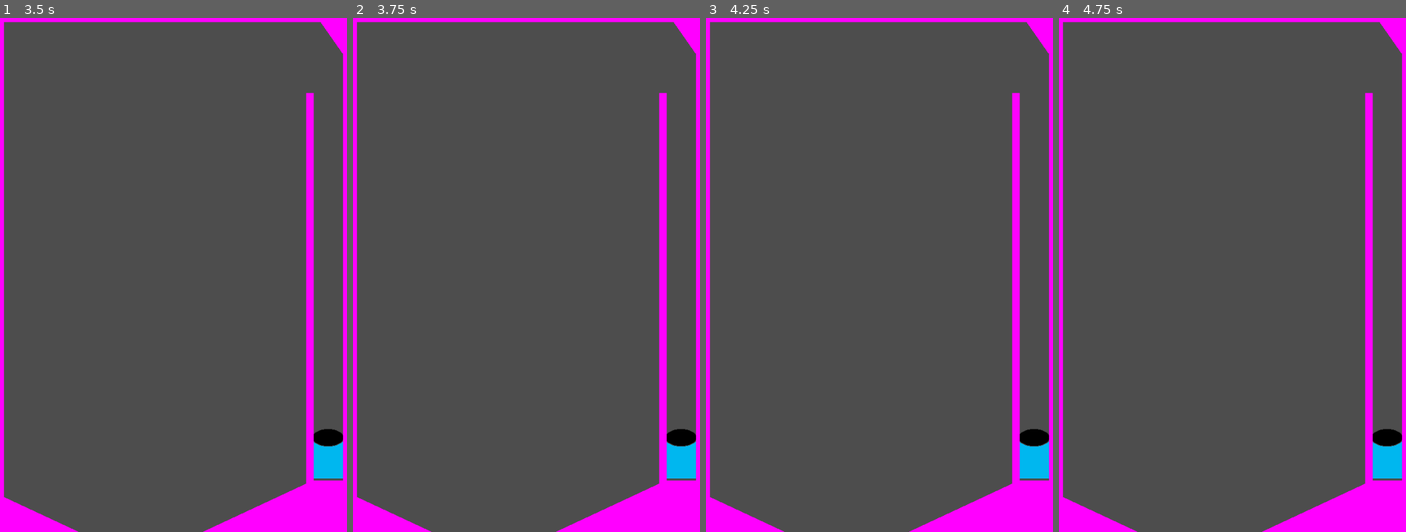
Above: before the commit, frames 1-4 (left to right).
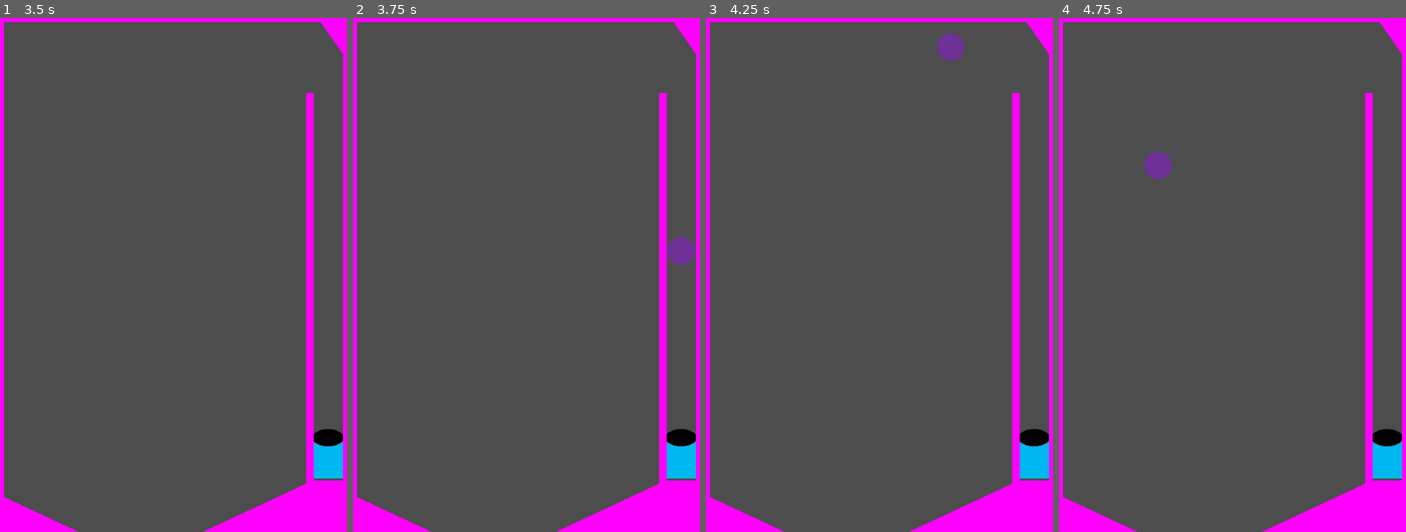
Above: after the commit, the same moments.

Repository: bsu-cs315/fp-team1-pinball
Game: Godot game, scene res://world/world.tscn
Two runs of this game, one before a commit and one after it. Both use one fixed random seed, a clock stepped at 60 frames per second and the inputs below. The project has no main scene, so this scene is started directly.
Inputs:
- Up to frame 1 (3.5 s): tap Enter at 0.5 s; tap Space (launch) every 0.75 s from 0.6 to 2.85 s
- Up to frame 2 (3.75 s): tap Space (launch) at 3.5, 3.6 s
- Up to frame 3 (4.25 s): no input
- Up to frame 4 (4.75 s): tap Space (launch) at 4.35 s

Frame 1 is identical in both runs. In frame 2, 0.3% of the frame differs, in the area x 90-99%, y 42-49%; in frame 3, 0.3%; in frame 4, 0.3%.

Commit message:
The ball is destroyed when off screen

Diff:
--- a/project/launcher/launcher.gd
+++ b/project/launcher/launcher.gd
@@ -3,7 +3,7 @@
 @export var power := 2000.
 var _current_ball : RigidBody2D = null
 
-func _process(delta: float) -> void:
+func _process(_delta: float) -> void:
 
 	if Input.is_action_just_pressed("launch"):
 		if _current_ball == null:
--- /dev/null
+++ b/project/world/world.gd
@@ -0,0 +1,5 @@
+extends Node2D
+
+
+func _on_ball_kill_zone_body_entered(_body: Node2D) -> void:
+	_body.queue_free()
--- a/project/world/world.tscn
+++ b/project/world/world.tscn
@@ -1,5 +1,6 @@
-[gd_scene load_steps=11 format=3 uid="uid://c8yur30t2p2yo"]
+[gd_scene load_steps=13 format=3 uid="uid://c8yur30t2p2yo"]
 
+[ext_resource type="Script" path="res://world/world.gd" id="1_gtqkf"]
 [ext_resource type="PackedScene" uid="uid://bh7hvwo0kc42s" path="res://launcher/launcher.tscn" id="1_ijd6e"]
 
 [sub_resource type="PhysicsMaterial" id="PhysicsMaterial_i55ga"]
@@ -21,7 +22,10 @@
 [sub_resource type="RectangleShape2D" id="RectangleShape2D_s23c6"]
 size = Vector2(1.0245, 1.05404)
 
+[sub_resource type="RectangleShape2D" id="RectangleShape2D_21ahr"]
+
 [node name="World" type="Node2D"]
+script = ExtResource("1_gtqkf")
 
 [node name="Walls" type="Node" parent="."]
 
@@ -132,3 +136,12 @@
 
 [node name="Launcher" parent="." instance=ExtResource("1_ijd6e")]
 position = Vector2(610, 808)
+
+[node name="BallKillZone" type="Area2D" parent="."]
+position = Vector2(271, 1013)
+scale = Vector2(9.56944, 2.12125)
+
+[node name="CollisionShape2D" type="CollisionShape2D" parent="BallKillZone"]
+shape = SubResource("RectangleShape2D_21ahr")
+
+[connection signal="body_entered" from="BallKillZone" to="." method="_on_ball_kill_zone_body_entered"]
